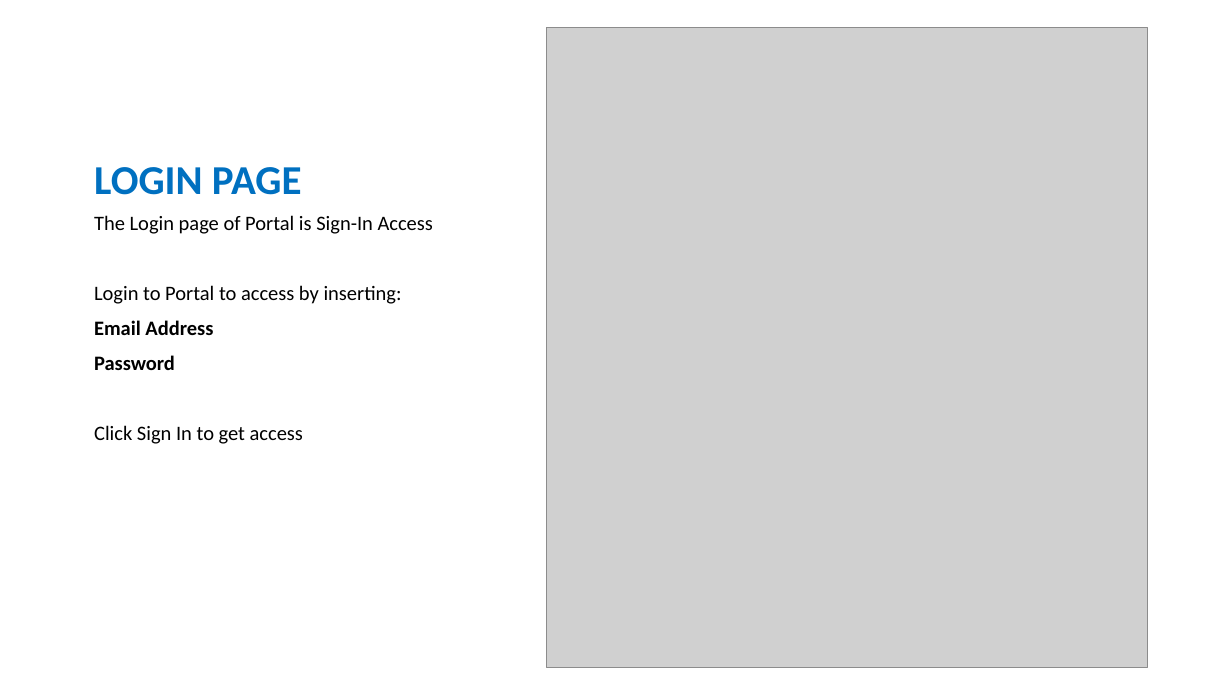
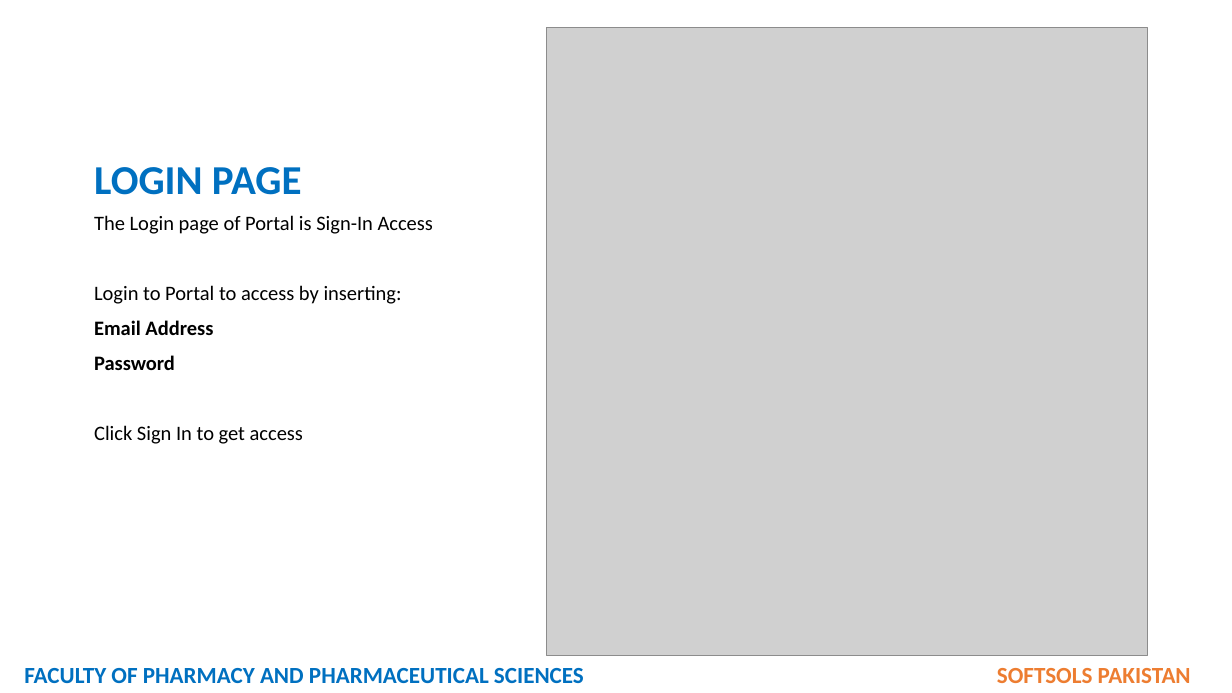
Before and after one commit to softsolspk1/fop, a slide deck: slide 3 of STUDENT REGISTRATION.pptx. Drawn at 1232x693 pixels with LibreOffice and Linux fonts; fonts in the diff are those of the drawing; grey boxes stand for pictures. Boxes give left, top, right and bottom in pixels: in the first picture for what was removed or moved away, otherwise in the second. Text is boxed around its words. In the diff, an @@ line names an element or a change of style, - is before the commit and + after.

```diff
--- a/STUDENT REGISTRATION.pptx
+++ b/STUDENT REGISTRATION.pptx
@@ picture: place and size @@
-picture at (546, 28, 1147, 668)
+picture at (546, 28, 1147, 656)
@@ text added at (24, 668, 1191, 683), 18 pt, text #0070C0, bold @@
+FACULTY OF PHARMACY AND PHARMACEUTICAL SCIENCES SOFTSOLS PAKISTAN
```
Also in this commit, not shown: 1 other slide changed, 4 slides added, 5 other files.
